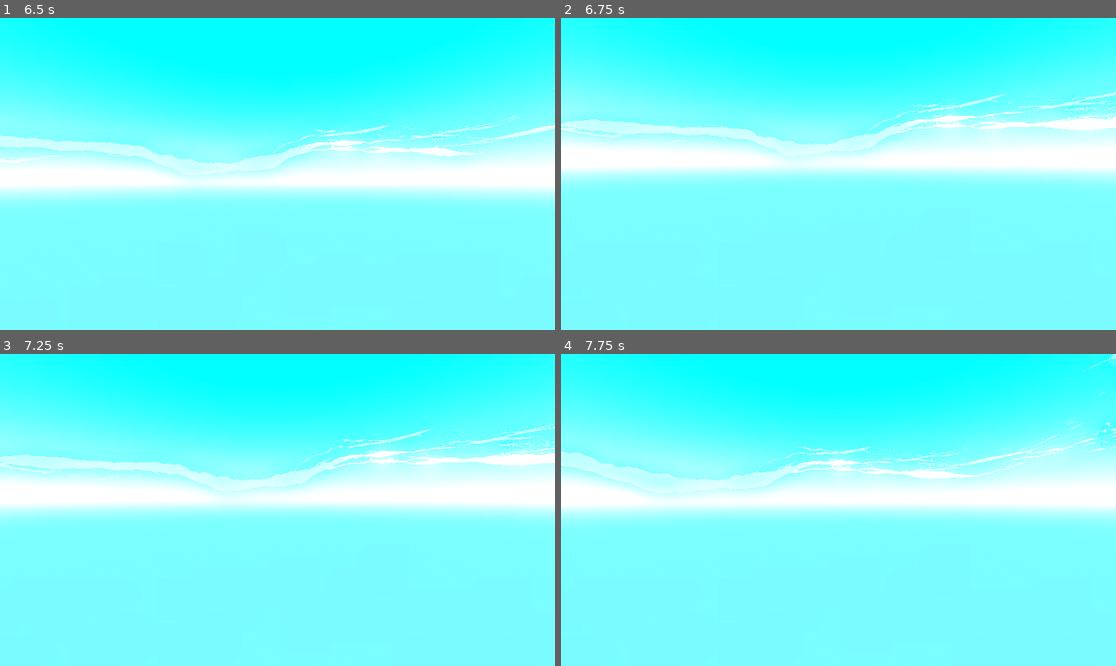
Above: before the commit, frames 1-4 (two rows, left to right).
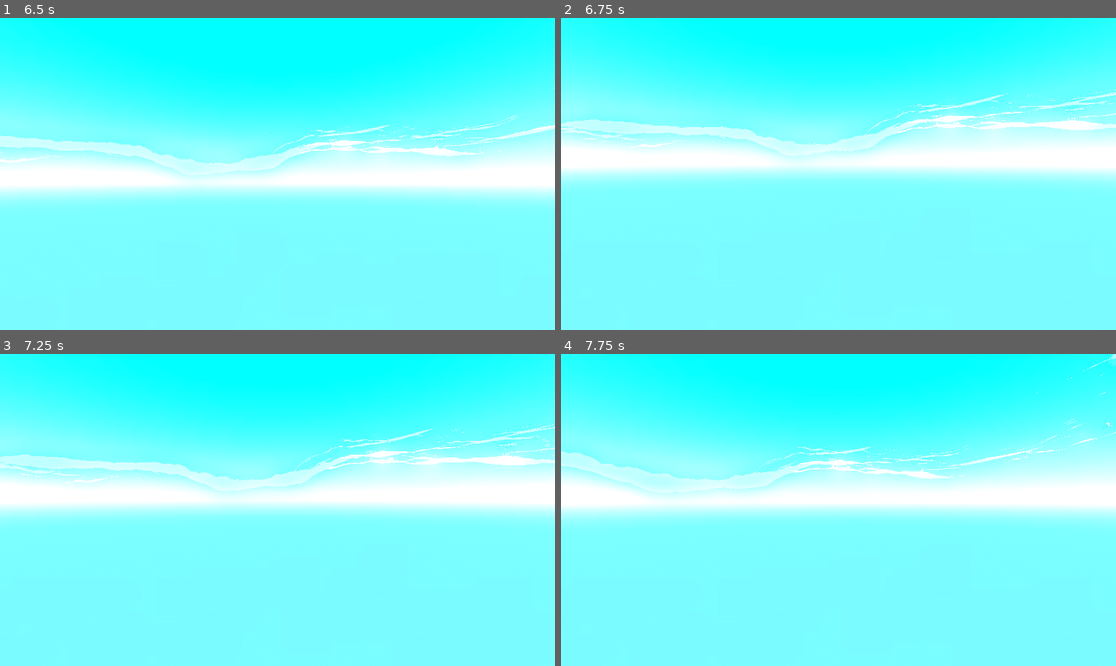
Above: after the commit, the same moments.

Repository: KatsuroDev/projet-veille
Game: Godot game, scene res://Scenes/test.tscn
Same seed, same stepped clock (60 frames per second), same inputs: the game is played once before the commit and once after it.
Inputs (mouse positions are in pixels of both pictures, inside the frame that each line leads up to):
- Up to frame 1 (6.5 s): tap Enter at 0.5 s; move the mouse to (271, 180) at 0.52 s; hold W (move_front) 0.53-1.28 s; hold D (move_right) 0.53-2.03 s; tap Space (jump) at 0.77, 1.52, 3.02, 3.77, 4.52, 6.02 s; move the mouse to (316, 177) at 1.27 s; click (316, 177) at 1.35 s; move the mouse to (233, 170) at 2.02 s; hold A (move_left) 2.03-3.53 s; tap Q at 2.1 s; move the mouse to (283, 174) at 2.77 s; tap E at 2.85 s; move the mouse to (255, 167) at 3.52 s; hold S (move_back) 3.53-4.28 s; tap Shift at 3.6 s; move the mouse to (305, 174) at 4.27 s; hold D (move_right) from 4.28 s (still down); tap Alt at 4.35 s; move the mouse to (249, 174) at 5.02 s; hold W (move_front) 5.03-5.78 s; move the mouse to (288, 167) at 5.77 s; click (288, 167) at 5.85 s
- Up to frame 2 (6.75 s): keep holding D (move_right); move the mouse to (832, 180) at 6.52 s; tap Q at 6.6 s
- Up to frame 3 (7.25 s): keep holding D (move_right); tap Space (jump) at 6.77 s
- Up to frame 4 (7.75 s): keep holding D (move_right); move the mouse to (877, 513) at 7.27 s; tap E at 7.35 s; tap Space (jump) at 7.52 s

Frame 1 is identical in both runs. In frame 2, 0.3% of the frame differs, in the area x 0-100%, y 27-42%; in frame 3, 0.3%; in frame 4, 0.4%, in the area x 63-100%, y 22-40%.

Commit message:
Last commit

Diff:
--- a/Scenes/test.tscn
+++ b/Scenes/test.tscn
@@ -7,10 +7,7 @@
 [ext_resource type="Environment" uid="uid://toi61qlg5jcx" path="res://Resources/World Environments/world_environment.tres" id="4_qpfo2"]
 [ext_resource type="CameraAttributesPractical" uid="uid://bwr15hkv875k8" path="res://Resources/Camera Attributes/camera_attributes.tres" id="5_yb21e"]
 [ext_resource type="AudioStream" uid="uid://bxcqdemeb076a" path="res://Resources/Music/Escaped - By shrmp.wav" id="6_aees8"]
-[ext_resource type="Script" uid="uid://dnj2q3bpm21dy" path="res://Scripts/MusicPlayer.gd" id="7_mie3u"]
-[ext_resource type="PackedScene" uid="uid://budwihvthm8mu" path="res://Prefabs/FoliageGroup_1.tscn" id="8_0c07c"]
-[ext_resource type="PackedScene" uid="uid://dn2xe3ttkclt6" path="res://Prefabs/FoliageGroup_2.tscn" id="10_iaow0"]
-[ext_resource type="PackedScene" uid="uid://bl4u5rbeinf8d" path="res://Prefabs/FoliageGroup_3.tscn" id="11_qpfo2"]
+[ext_resource type="Script" path="res://Scripts/MusicPlayer.gd" id="7_mie3u"]
 
 [sub_resource type="FastNoiseLite" id="FastNoiseLite_qpfo2"]
 noise_type = 0
@@ -71,12 +68,3 @@
 [node name="MusicPlayer" type="AudioStreamPlayer" parent="."]
 stream = ExtResource("6_aees8")
 script = ExtResource("7_mie3u")
-
-[node name="FoliageGroup1" parent="." instance=ExtResource("8_0c07c")]
-transform = Transform3D(-0.60732, 0, 0.794457, -0.13033, 0.986452, -0.0996304, -0.783694, -0.164049, -0.599093, -17.5828, 29.8624, 11.3967)
-
-[node name="FoliageGroup2" parent="." instance=ExtResource("10_iaow0")]
-transform = Transform3D(1, 0, 0, 0, 0.998594, -0.0530157, 0, 0.0530157, 0.998594, -23.859, 30.5619, 32.8494)
-
-[node name="FoliageGroup3" parent="." instance=ExtResource("11_qpfo2")]
-transform = Transform3D(0.990915, 0.134488, 0, -0.134488, 0.990915, 0, 0, 0, 1, 0, 30.8515, 22.2438)
--- a/Scripts/TerrainGenerator.gd
+++ b/Scripts/TerrainGenerator.gd
@@ -9,7 +9,7 @@
 @export_range(2, 240) var chunk_width: int = 16
 @export_range(0, 12) var max_chunk_view_dist: int = 6
 
-@onready var viewer: Node3D = $FreeLookCamera/Viewer
+@onready var viewer: Node3D = $PlayerController
 
 var chunks: Dictionary[Vector2i, Chunk] = {}
 var visible_chunks_last_update: Array[Vector2i] = []
Not shown: 1 places in Scenes/test.tscn that only renumber resources
Not shown, added: export_presets.cfg
Not shown, changed: .gitignore
